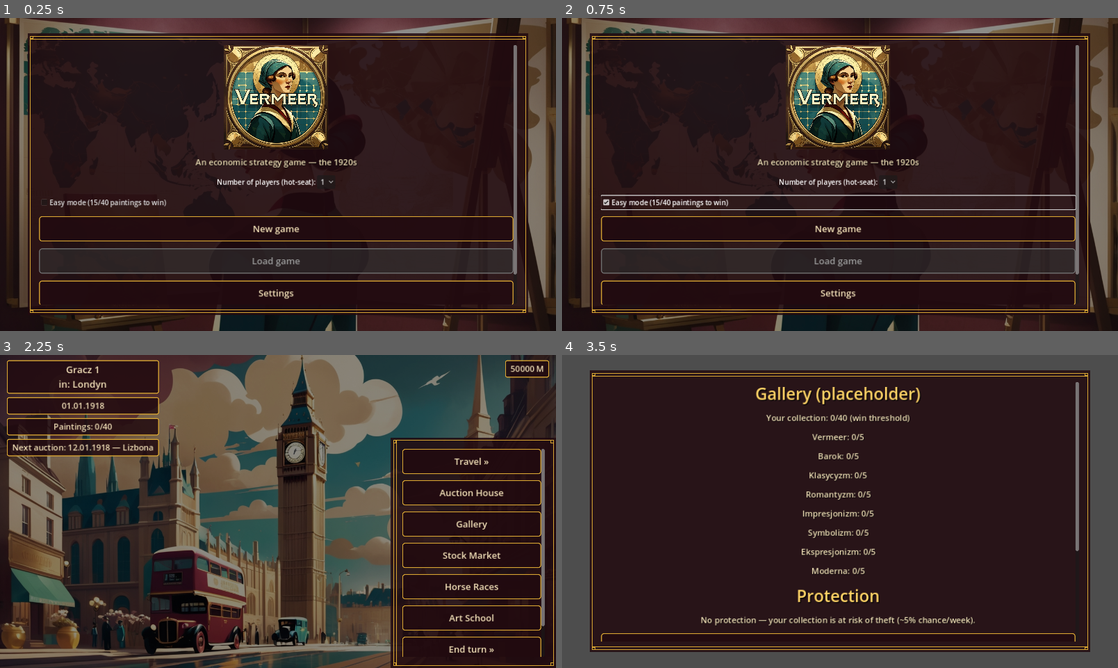
Above: before the commit, frames 1-4 (two rows, left to right).
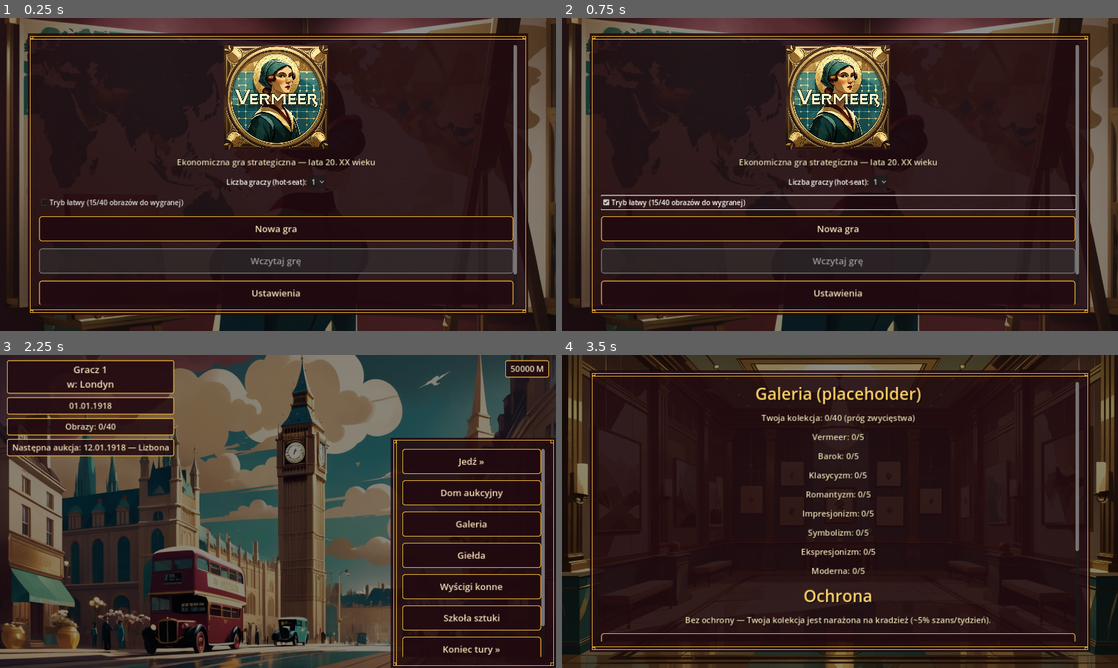
Above: after the commit, the same moments.

Repository: cinekm20/the-forger-retro-tycoon
Game: Godot game, scene res://scenes/main_menu/MainMenu.tscn
Two runs of this game, one before a commit and one after it. Both use one fixed random seed, a clock stepped at 60 frames per second and the inputs below.
Inputs (mouse positions are in pixels of both pictures, inside the frame that each line leads up to):
- Up to frame 1 (0.25 s): no input
- Up to frame 2 (0.75 s): click (840, 202) at 0.5 s, where only the run before the commit has a clickable "Easy mode (15/40 paintings to…"
- Up to frame 3 (2.25 s): click (278, 539) at 1.25 s, where only the run before the commit has a clickable "Easy mode (15/40 paintings to…"; click (278, 564) at 2 s, where only the run before the commit has a clickable "New game"
- Up to frame 4 (3.5 s): click (1034, 524) at 2.75 s, where only the run after the commit has a clickable "Galeria"

The runs differ from the first frame. In frame 1, 1.4% of the frame differs, in the area x 8-68%, y 44-90%; in frame 2, 1.4%; in frame 3, 2.6%; in frame 4, 21%, in the area x 0-100%, y 0-100%.

Commit message:
Napraw zanikanie polskiego + podepnij tło Galerii
Godot bez jawnego locale/fallback domyślnie spada na "en" przy
tłumaczeniu, więc polski tekst źródłowy (locale "pl", bez własnego
pliku tłumaczeń) był po cichu podmieniany na angielski. Ustawiono
locale/fallback="pl", więc brak dopasowania po prostu zwraca oryginalny
tekst zamiast szukać dalej w "en".

Dodano też tło private_gallery.jpg do ekranu Galerii (wcześniej bez tła).

Diff:
--- a/game/project.godot
+++ b/game/project.godot
@@ -47,3 +47,4 @@
 [internationalization]
 
 locale/translations=PackedStringArray("res://translations/ui.en.translation", "res://translations/ui.de.translation")
+locale/fallback="pl"
--- a/game/scenes/gallery/Gallery.gd
+++ b/game/scenes/gallery/Gallery.gd
@@ -6,6 +6,7 @@
 
 
 func _ready() -> void:
+	ScreenHelpers.make_background(self, "res://art/backgrounds/private_gallery.jpg")
 	var root := ScreenHelpers.make_root(self)
 	ScreenHelpers.make_title(root, "Galeria (placeholder)")
 	ScreenHelpers.make_turn_indicator(root)
